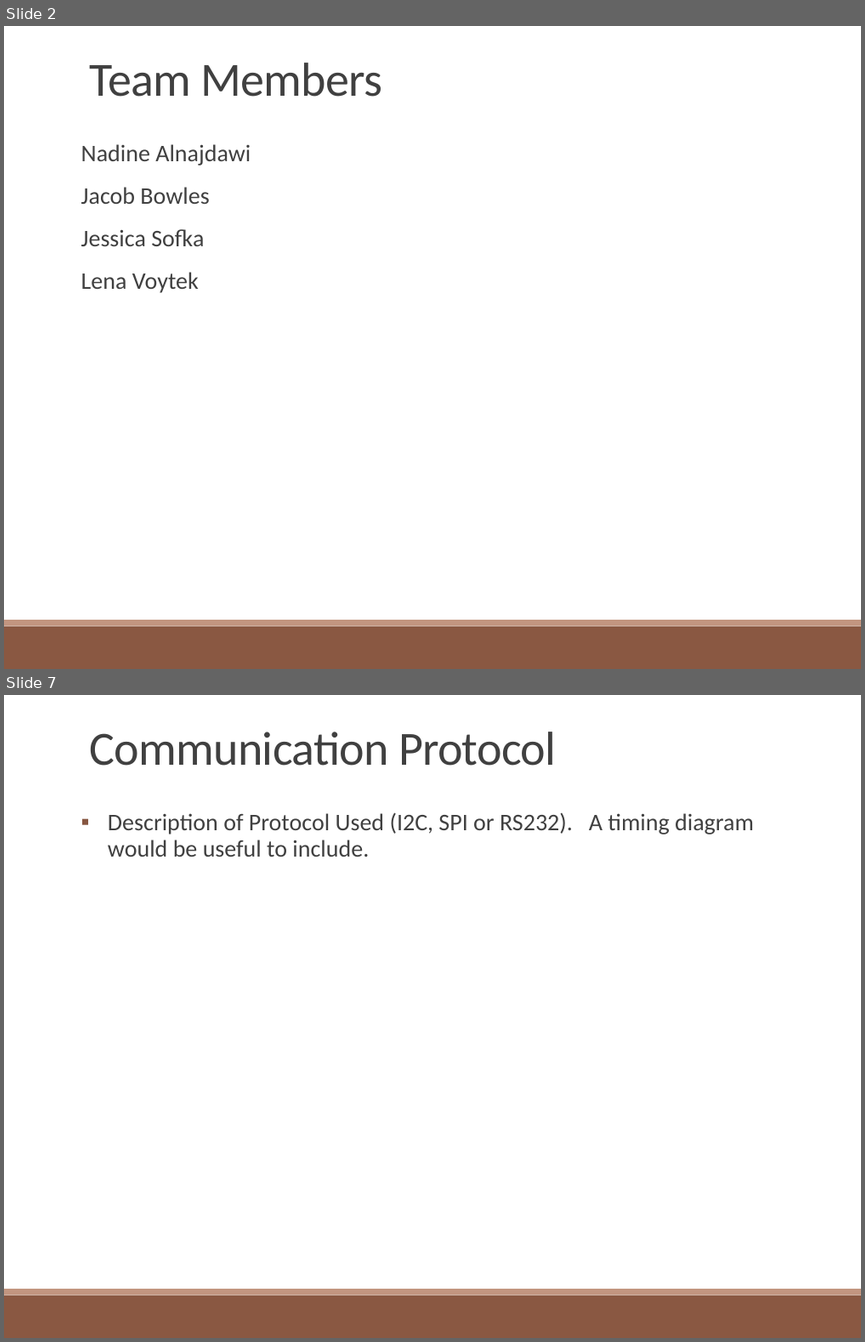
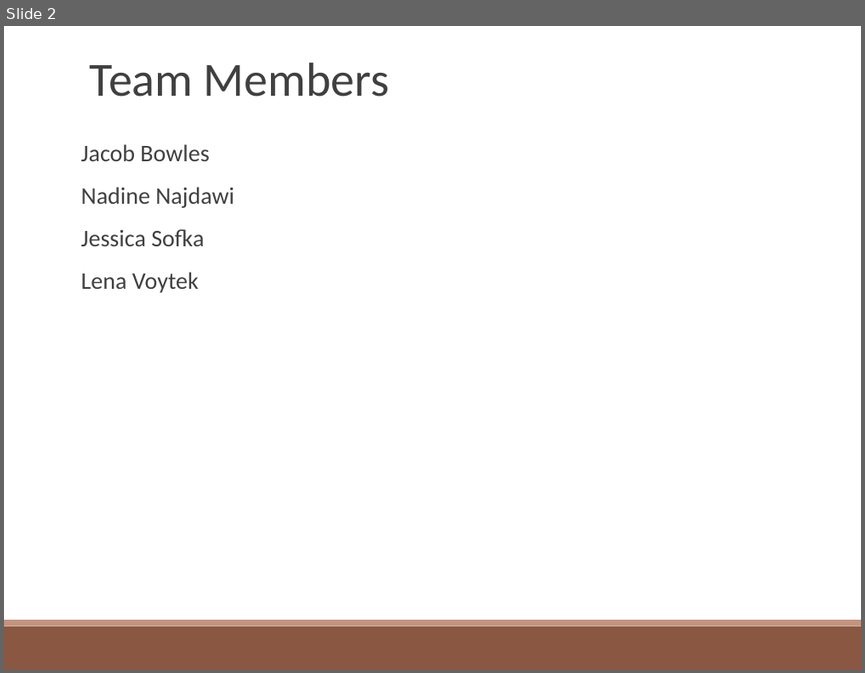
Before and after one commit to lvoytek/VoiceModulator, a slide deck: Proposal/FinalProposal.pptx. Shown one above the other, each under a label of ours: slides 2 and 7 before the commit, slide 2 after it; the slides between them are not shown. The pictures are 865x1342 and 865x673 pixels, drawn with LibreOffice and Linux fonts; fonts in the diff are those of the drawing. Boxes give left, top, right and bottom in pixels: in the first picture for what was removed or moved away, otherwise in the second. Text is boxed around its words. In the diff, an @@ line names an element or a change of style, - is before the commit and + after.

```diff
--- a/Proposal/FinalProposal.pptx
+++ b/Proposal/FinalProposal.pptx
@@ slide 7 removed at (4, 695, 861, 1338), background #FFFFFF; not listed: 2 template elements that a slide beside it also shows @@
@@ text removed at (90, 732, 556, 766) @@
-Communication Protocol
@@ text removed at (108, 812, 754, 857) @@
-▪ Description of Protocol Used (I2C, SPI or RS232). A timing diagram would be useful to include.
@@ slide 2 changed as well @@
@@ text "Team Members" at (90, 63, 389, 97): letter spacing -0.5 to 0 pt @@
@@ text at (81, 144, 250, 165): paragraph removed @@
-Nadine Alnajdawi
@@ text at (81, 144, 209, 293): less space between paragraphs @@
@@ text at (81, 187, 234, 208): paragraph added @@
+Nadine Najdawi
```
Also in this commit, not shown: 2 other slides changed, 8 slides added, 3 other slides removed.
